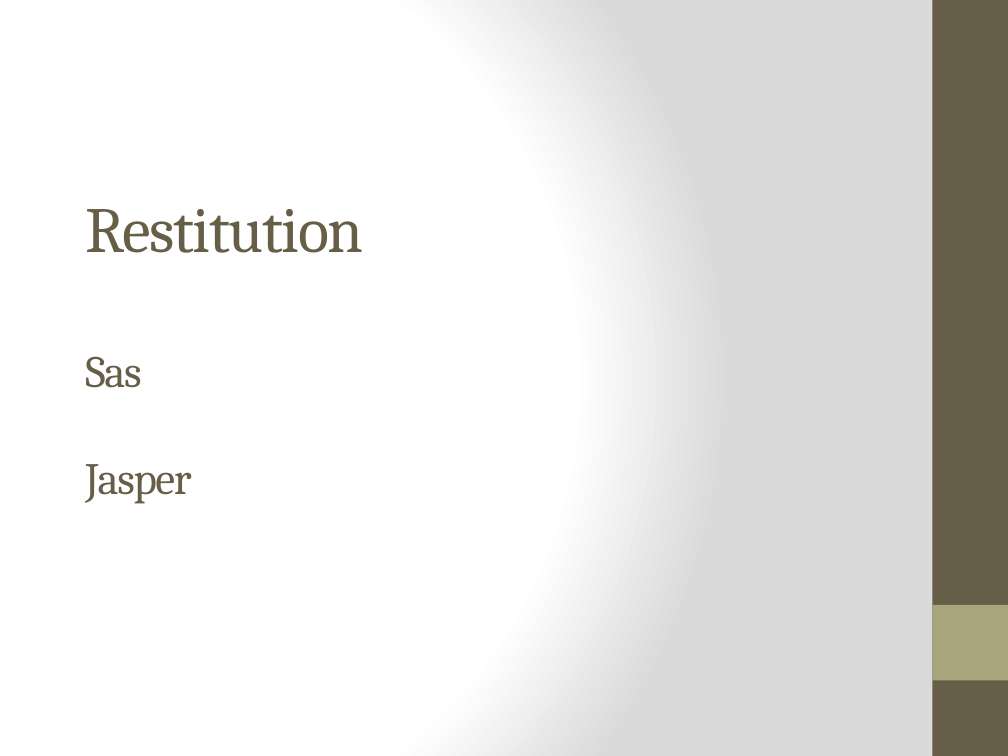
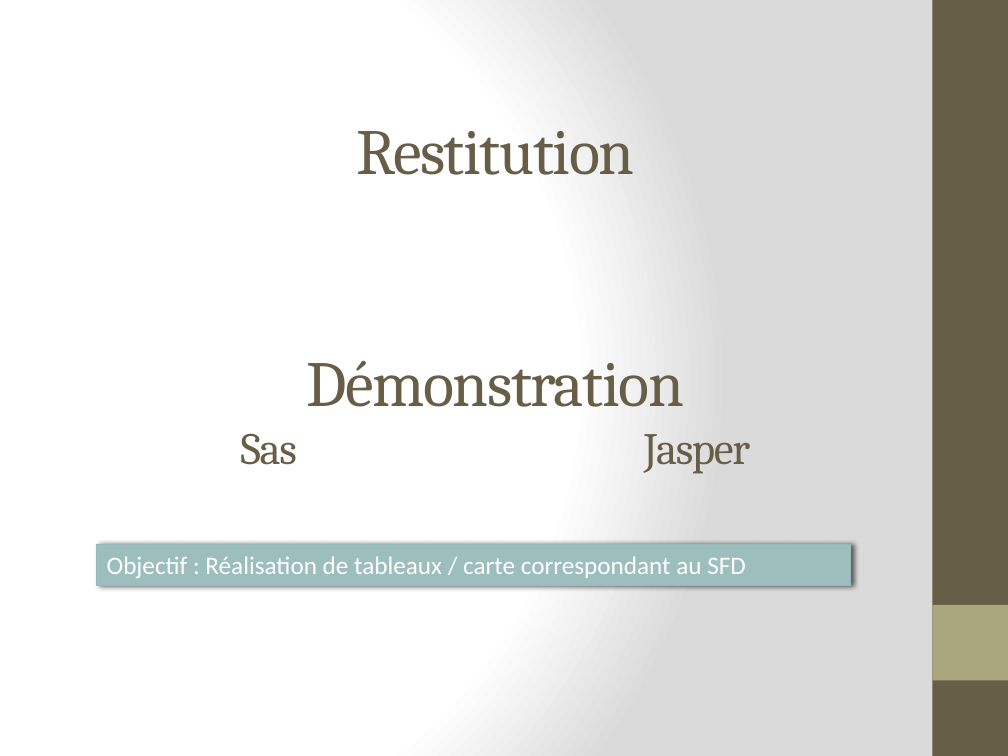
Before and after one commit to lobtec/dartiesgroupe2, a slide deck: slide 10 of PROJET/Presentation/PRE_15-12-10_V1.pptx. Drawn at 1008x756 pixels with LibreOffice and Linux fonts; fonts in the diff are those of the drawing. Boxes give left, top, right and bottom in pixels: in the first picture for what was removed or moved away, otherwise in the second. Text is boxed around its words. In the diff, an @@ line names an element or a change of style, - is before the commit and + after.

```diff
--- a/PROJET/Presentation/PRE_15-12-10_V1.pptx
+++ b/PROJET/Presentation/PRE_15-12-10_V1.pptx
@@ title at bbox=[307, 131, 750, 474]: text changed @@
-Restitution
-Sas
-Jasper
+Restitution
+Démonstration
+Sas Jasper
@@ rectangle added at bbox=[97, 544, 851, 585], fill #9CBEBD, outline #98BBBA 1 pt, 18 pt, text #FFFFFF @@
+Objectif : Réalisation de tableaux / carte correspondant au SFD
```
Also in this commit, not shown: 7 slides added, 4 slides removed, 1 other file.
